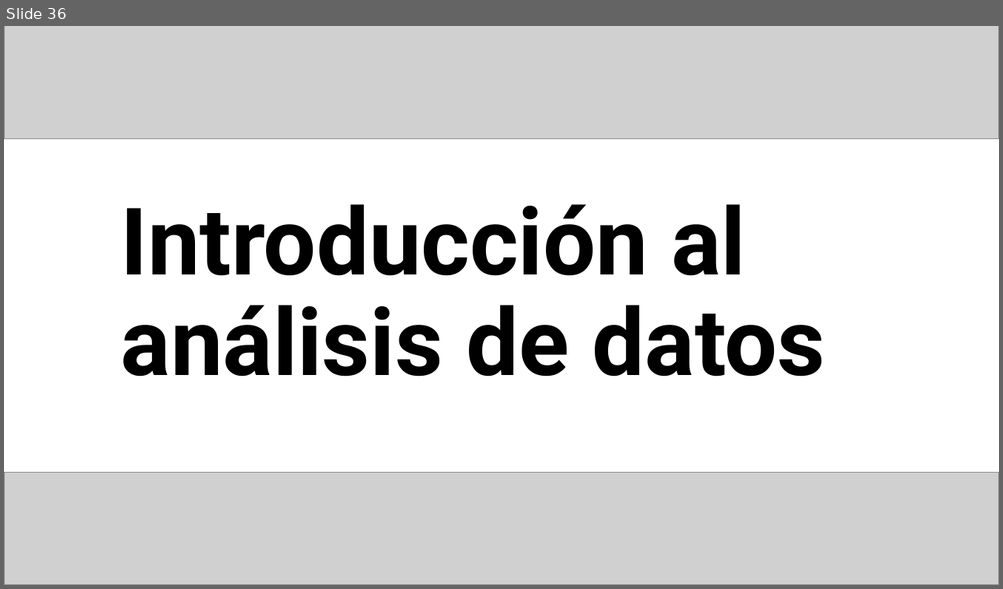
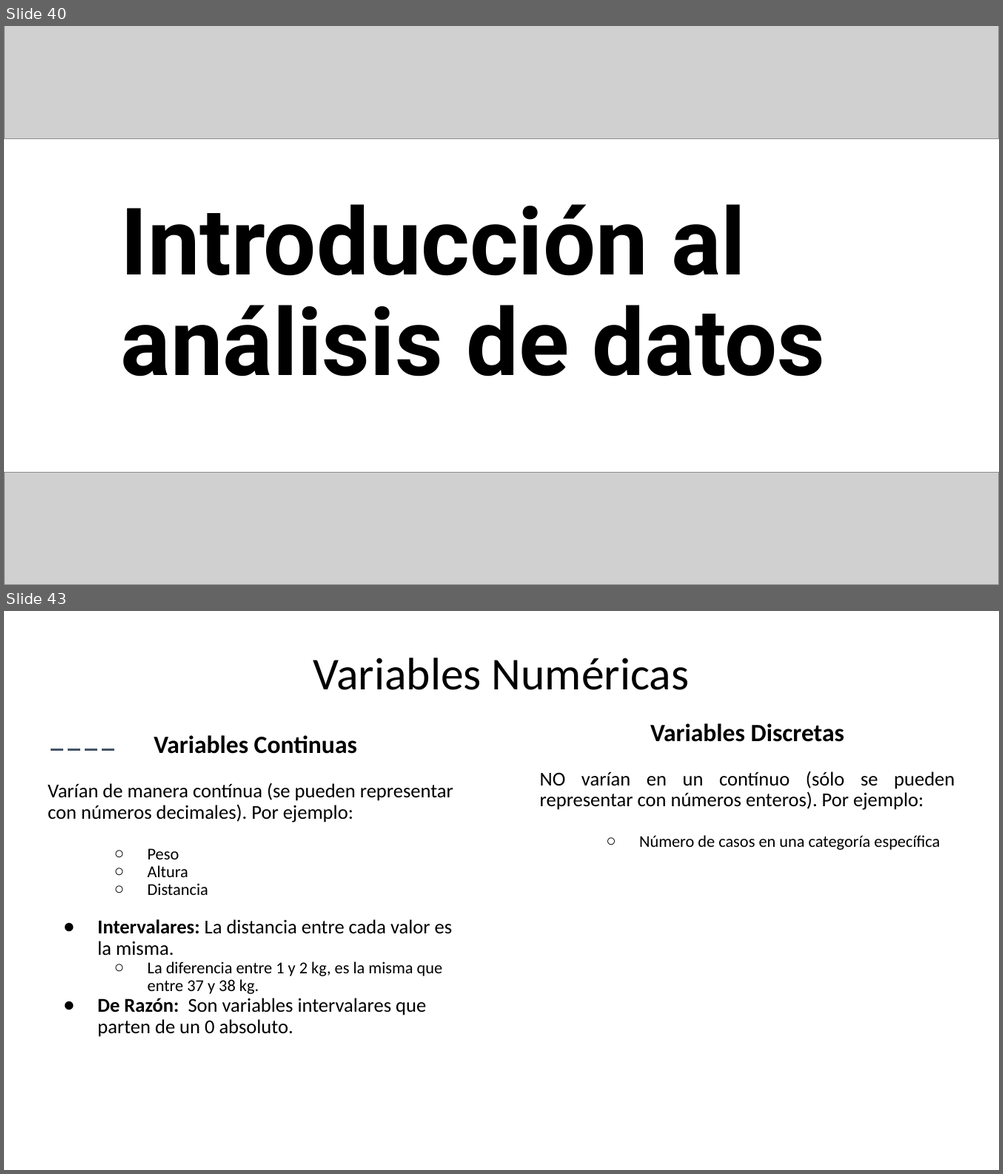
Before and after one commit to Adrifelcha/afchavez-019, a slide deck: JeanPiaget/Presentaciones/04_RecolecciónyAnálisisDatos.pptx. Shown one above the other, each under a label of ours: slide 36 before the commit, slides 40 and 43 after it; the slides between them are not shown. The pictures are 1003x589 and 1003x1174 pixels, drawn with LibreOffice and Linux fonts; fonts in the diff are those of the drawing; grey boxes stand for pictures. Boxes give left, top, right and bottom in pixels: in the first picture for what was removed or moved away, otherwise in the second. Text is boxed around its words. In the diff, an @@ line names an element or a change of style, - is before the commit and + after.

```diff
--- a/JeanPiaget/Presentaciones/04_RecolecciónyAnálisisDatos.pptx
+++ b/JeanPiaget/Presentaciones/04_RecolecciónyAnálisisDatos.pptx
@@ slide 43 added at box(4, 611, 999, 1170), background #FFFFFF @@
@@ title added at box(313, 658, 689, 690), 44 pt, text #000000 @@
+Variables Numéricas
@@ text added at box(48, 735, 453, 1037), 19 pt, text #000000 @@
+Variables Continuas
+Varían de manera contínua (se pueden representar con números decimales). Por ejemplo:
+  ○ Peso
+  ○ Altura
+  ○ Distancia
+● Intervalares: La distancia entre cada valor es la misma.
+  ○ La diferencia entre 1 y 2 kg, es la misma que entre 37 y 38 kg.
+● De Razón: Son variables intervalares que parten de un 0 absoluto.
@@ text added at box(540, 723, 954, 850), 19 pt, text #000000 @@
+Variables Discretas
+NO varían en un contínuo (sólo se pueden representar con números enteros). Por ejemplo:
+  ○ Número de casos en una categoría específica
@@ line added from (51, 750) to (117, 750), #44546A 1.5 pt dashed @@
@@ what was slide 36 is now slide 40 @@
```
Also in this commit, not shown: 40 other slides added, 2 slides removed, 2 other files.
